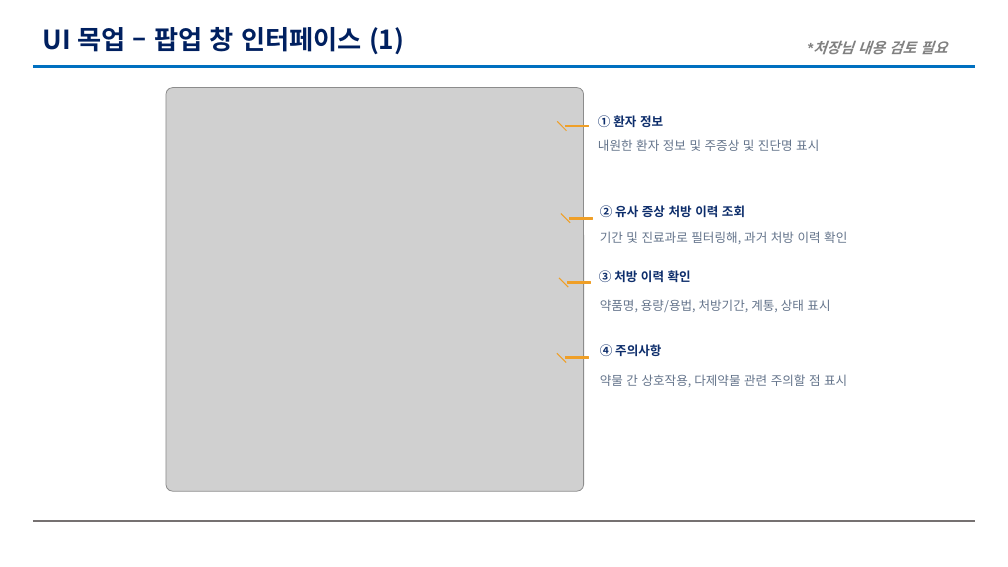
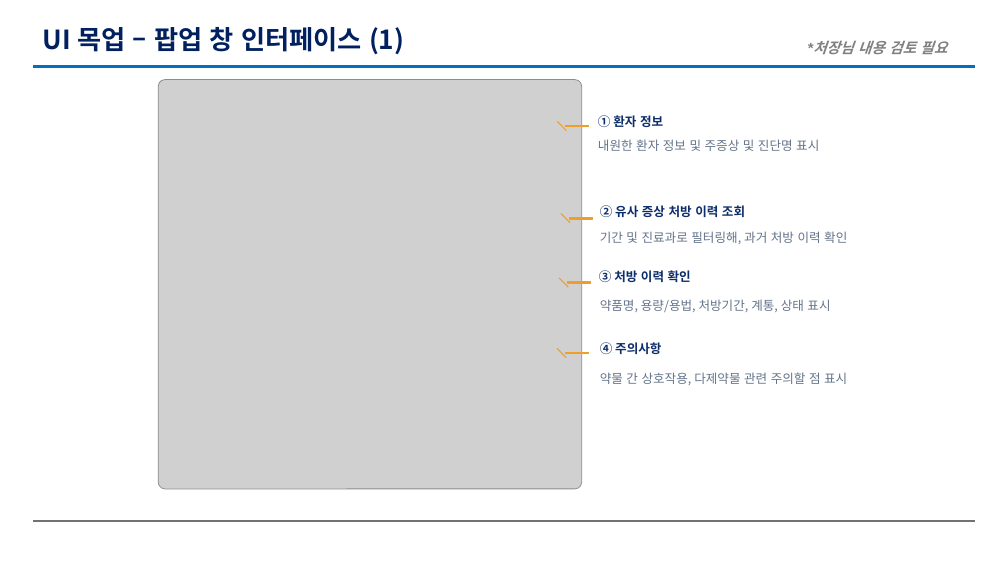
Before and after one commit to 23012/kiro-project, a slide deck: slide 3 of 문서/[진료] 약 처방 지원 시스템 초안.pptx. Drawn at 1008x567 pixels with LibreOffice and Linux fonts; fonts in the diff are those of the drawing; grey boxes stand for pictures; background and template pictures are left out. Boxes give left, top, right and bottom in pixels: in the first picture for what was removed or moved away, otherwise in the second. Text is boxed around its words. In the diff, an @@ line names an element or a change of style, - is before the commit and + after.

```diff
--- a/문서/[진료] 약 처방 지원 시스템 초안.pptx
+++ b/문서/[진료] 약 처방 지원 시스템 초안.pptx
@@ picture: place and size @@
-picture at [166,88,584,492]
+picture at [158,79,582,488]
@@ line moved from (557, 353) - (566, 363) to (557, 349) - (566, 358) @@
@@ rectangle: place and size @@
-rectangle at [566,357,589,358]
+rectangle at [566,352,589,354]
```
Also in this commit, not shown: 1 other slide changed, 46 other files.
